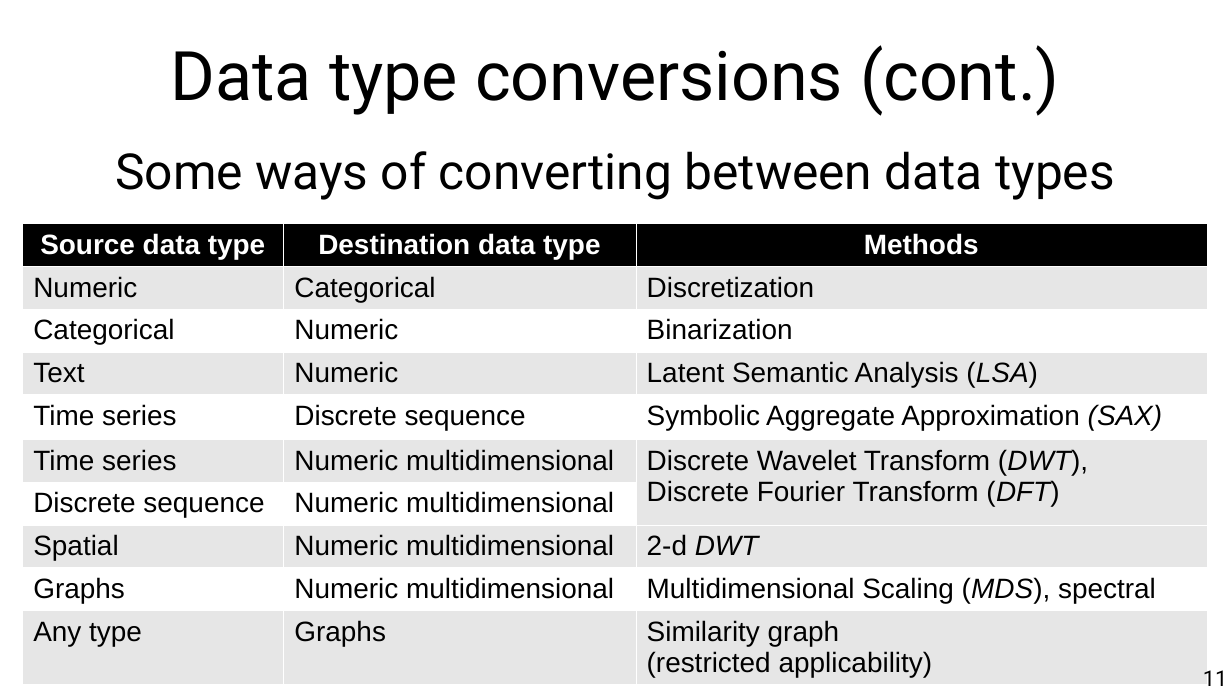
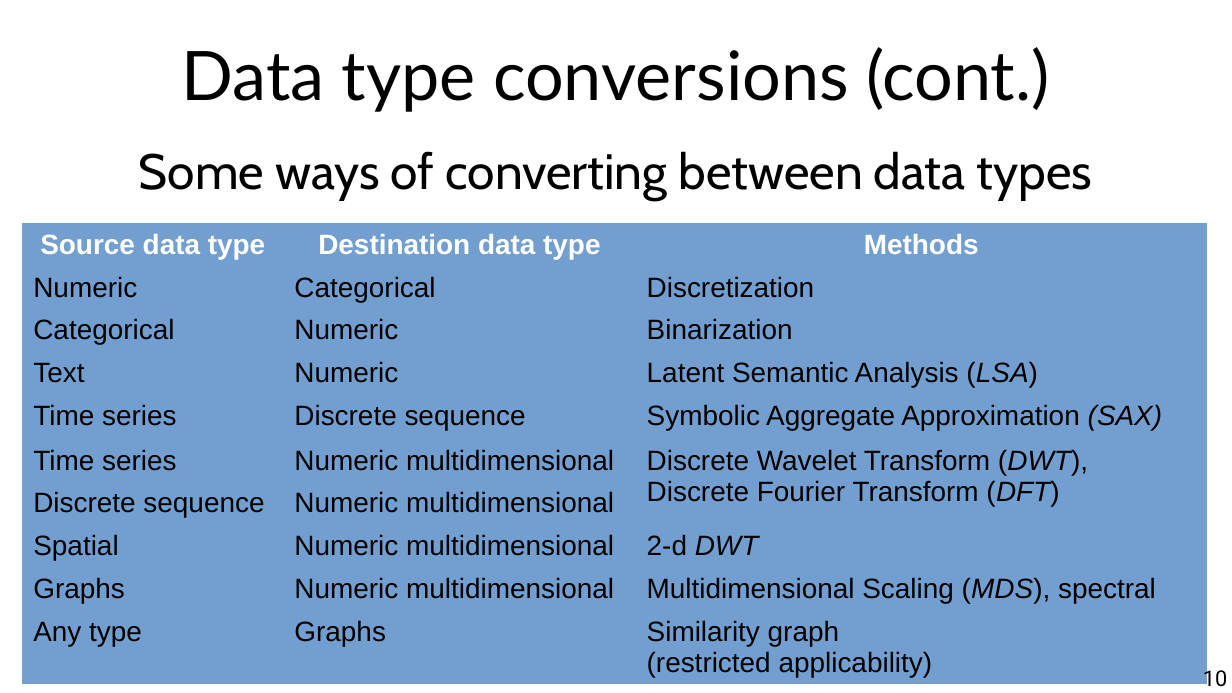
Before and after one commit to chatox/data-mining-course, a slide deck: slide 10 of theory/odp/tt03_data_types.odp (slide 11 before the commit). Drawn at 1232x693 pixels with LibreOffice and Linux fonts; fonts in the diff are those of the drawing. Boxes give left, top, right and bottom in pixels: in the first picture for what was removed or moved away, otherwise in the second. Text is boxed around its words. In the diff, an @@ line names an element or a change of style, - is before the commit and + after.

```diff
--- a/theory/odp/tt03_data_types.odp
+++ b/theory/odp/tt03_data_types.odp
@@ title "Data type conversions (cont.)" at (181,47,1049,112): font Roboto to Lato @@
@@ text "Some ways of converting between ..." at (139,151,1092,200): font Roboto to Cabin @@
@@ table at (22,224,1207,684) @@
@@ fill #000000 to #729FCF in row 1 @@
@@ fill #E6E6E6 to #729FCF in 15 cells @@
@@ fill #FFFFFF to #729FCF in 11 cells @@
@@ borders changed @@
@@ page number at (1203,665,1227,687): text changed @@
-11
+10
```
Also in this commit, not shown: 25 other slides changed, 1 slide added, 2 slides removed, 5 other files.
